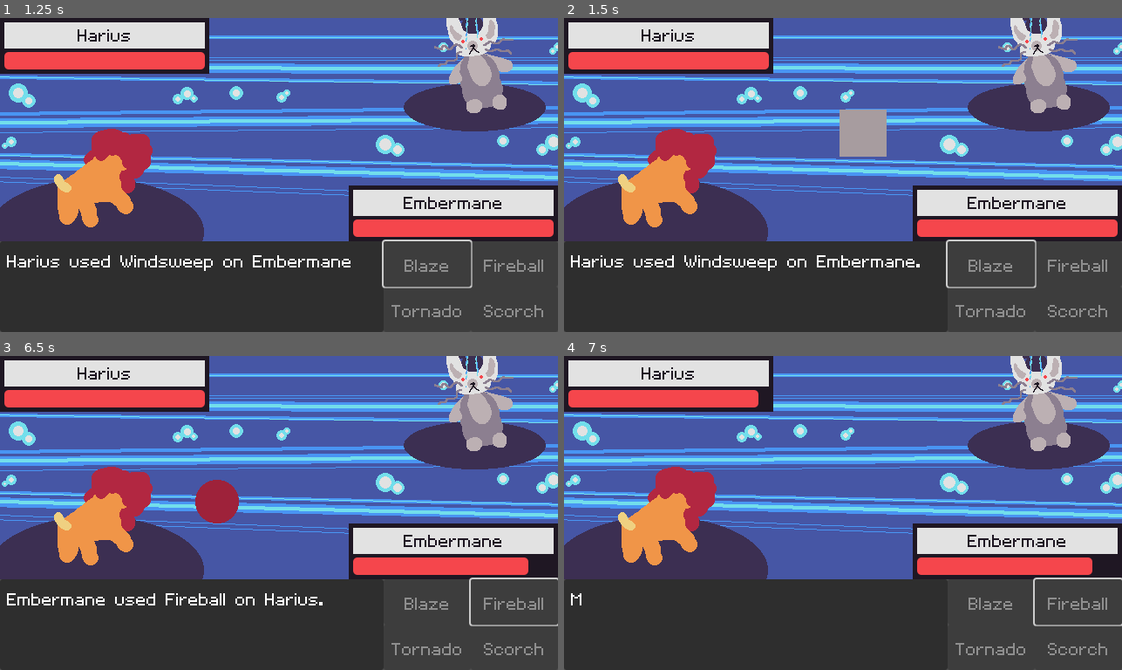
Above: before the commit, frames 1-4 (two rows, left to right).
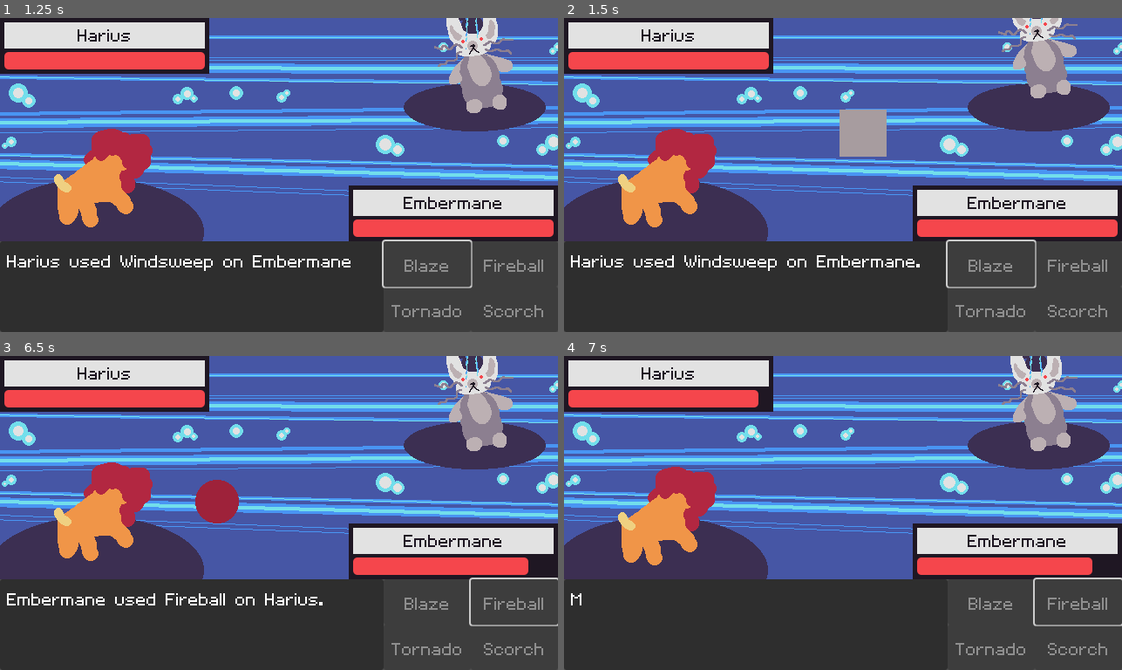
Above: after the commit, the same moments.

Repository: jadicodes/zodiac-battler
Game: Godot game, scene res://battle_arena/battle_arena.tscn
The game is run twice, just before and just after one commit, with the same random seed, the same clock (stepped at 60 frames per second) and the same inputs. The engine's default icon, where the game draws it, is replaced by a stand-in: a white triangle on a blue panel in a dark square.
Inputs:
- Up to frame 1 (1.25 s): click "Blaze" at 0.5 s
- Up to frame 2 (1.5 s): tap Space (advance_text) at 1.35 s
- Up to frame 3 (6.5 s): tap Space (advance_text) at 2.1, 2.85, 3.5, 3.6, 5.1, 5.75, 5.85 s; tap Enter at 2.75, 5 s; click "Fireball" at 4.25 s
- Up to frame 4 (7 s): tap Space (advance_text) at 6.6 s

Frame 1 is identical in both runs. In frame 2, 2.1% of the frame differs, in the area x 77-93%, y 0-31%; in frame 3, 0.7%; in frame 4, nothing differs.

Commit message:
Add monster shake animation

Diff:
--- a/project/battle_arena/battle_arena.gd
+++ b/project/battle_arena/battle_arena.gd
@@ -20,11 +20,11 @@
 	_monster_self.fainted.connect(_lose)
 	_monster_self.damage_taken.connect(_self_decrease_health)
 	_monster_opponent.damage_taken.connect(_opponent_decrease_health)
+
 	%OpponentPlayerInfo.set_player(_monster_opponent)
 	%SelfPlayerInfo.set_player(_monster_self)
-
-	%OpponentTexture.texture = _monster_opponent.get_texture()
-	%SelfTexture.texture = _monster_self.get_texture()
+	%OpponentTexture.set_player(_monster_opponent)
+	%SelfTexture.set_player(_monster_self)
 
 	_event_queue.queue_started.connect(_move_buttons.disable)
 	_event_queue.queue_depleted.connect(_move_buttons.enable)
@@ -32,6 +32,8 @@
 	_event_queue.event_started.connect(_move_animator.handle_event)
 	_event_queue.event_started.connect(%OpponentPlayerInfo.handle_event)
 	_event_queue.event_started.connect(%SelfPlayerInfo.handle_event)
+	_event_queue.event_started.connect(%OpponentTexture.handle_event)
+	_event_queue.event_started.connect(%SelfTexture.handle_event)
 	_move_buttons.move_selected.connect(_on_move_selected)
 
 	for monster in [_monster_opponent, _monster_self]:
--- a/project/battle_arena/battle_arena.tscn
+++ b/project/battle_arena/battle_arena.tscn
@@ -1,10 +1,11 @@
-[gd_scene load_steps=9 format=3 uid="uid://bi4etr5s1v3kc"]
+[gd_scene load_steps=10 format=3 uid="uid://bi4etr5s1v3kc"]
 
 [ext_resource type="Script" uid="uid://bo28sbe3iokts" path="res://event_queue/event_queue.gd" id="1_etk7j"]
 [ext_resource type="Script" uid="uid://lxbgsksdckqd" path="res://battle_arena/battle_arena.gd" id="1_uvb1j"]
 [ext_resource type="Texture2D" uid="uid://c5og4m5hglu7s" path="res://battle_arena/background.png" id="5_4layi"]
 [ext_resource type="Texture2D" uid="uid://c8dwb7jo0e1jy" path="res://icon.svg" id="5_etk7j"]
 [ext_resource type="PackedScene" uid="uid://bny50y62exih" path="res://battle_arena/textbox/textbox.tscn" id="5_ewqu3"]
+[ext_resource type="Script" uid="uid://bp6n0fxfquenm" path="res://battle_arena/monster_texture_rect.gd" id="5_pqvf1"]
 [ext_resource type="PackedScene" uid="uid://pw78k5es24iv" path="res://battle_arena/player_info/player_info.tscn" id="7_uvb1j"]
 [ext_resource type="PackedScene" uid="uid://bhg6lanvbq8qd" path="res://battle_arena/move_buttons/move_buttons.tscn" id="8_4layi"]
 [ext_resource type="PackedScene" uid="uid://eal3t0pucmf5" path="res://battle_arena/move_animator.tscn" id="8_akadq"]
@@ -62,6 +63,8 @@
 offset_right = 611.0
 offset_bottom = 110.0
 texture = ExtResource("5_etk7j")
+script = ExtResource("5_pqvf1")
+metadata/_custom_type_script = "uid://bp6n0fxfquenm"
 
 [node name="SelfTexture" type="TextureRect" parent="VBoxContainer/Control"]
 unique_name_in_owner = true
@@ -71,6 +74,8 @@
 offset_right = 180.0
 offset_bottom = 248.0
 texture = ExtResource("5_etk7j")
+script = ExtResource("5_pqvf1")
+metadata/_custom_type_script = "uid://bp6n0fxfquenm"
 
 [node name="AttackSelfMarker" type="Marker2D" parent="VBoxContainer/Control"]
 position = Vector2(227, 175)
--- /dev/null
+++ b/project/battle_arena/monster_texture_rect.gd
@@ -0,0 +1,39 @@
+class_name MonsterTextureRect
+extends TextureRect
+
+var _monster: Monster
+var _current_event: MoveEvent
+
+
+func set_player(player: Monster) -> void:
+	_monster = player
+	texture = _monster.get_texture()
+
+
+func handle_event(event: Event) -> void:
+	if event is not MoveEvent:
+		return
+
+	_handle_move_event(event)
+
+
+func _handle_move_event(event: MoveEvent) -> void:
+	if event.get_monster() != _monster:
+		return
+
+	_current_event = event
+	_current_event.start(self)
+	_play_animation()
+
+
+func _play_animation() -> void:
+	var tween := get_tree().create_tween()
+	tween.tween_property(self, "position", position + Vector2.UP * 20, 0.2)
+	tween.tween_property(self, "position", position, 0.25)
+	tween.play()
+	tween.finished.connect(_on_animation_complete)
+
+
+func _on_animation_complete() -> void:
+	if _current_event:
+		_current_event.complete(self)
--- a/project/battle_arena/move_animator.gd
+++ b/project/battle_arena/move_animator.gd
@@ -33,6 +33,7 @@
 	_play_animation()
 
 
+
 func _play_animation() -> void:
 	var start := _attack_self_marker.position
 	var end := _attack_opponent_marker.position
Not shown, added: project/battle_arena/monster_texture_rect.gd.uid
